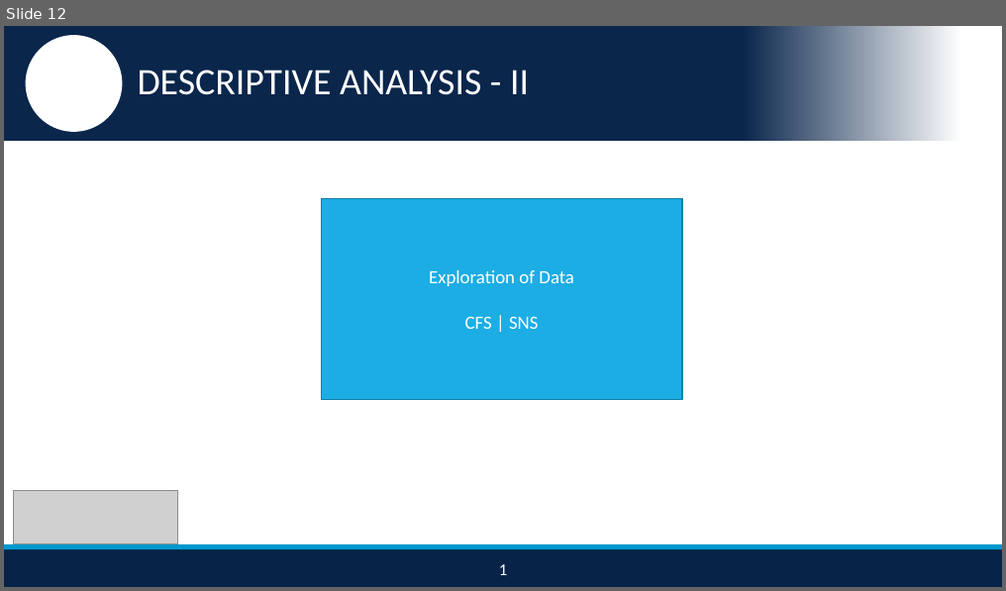
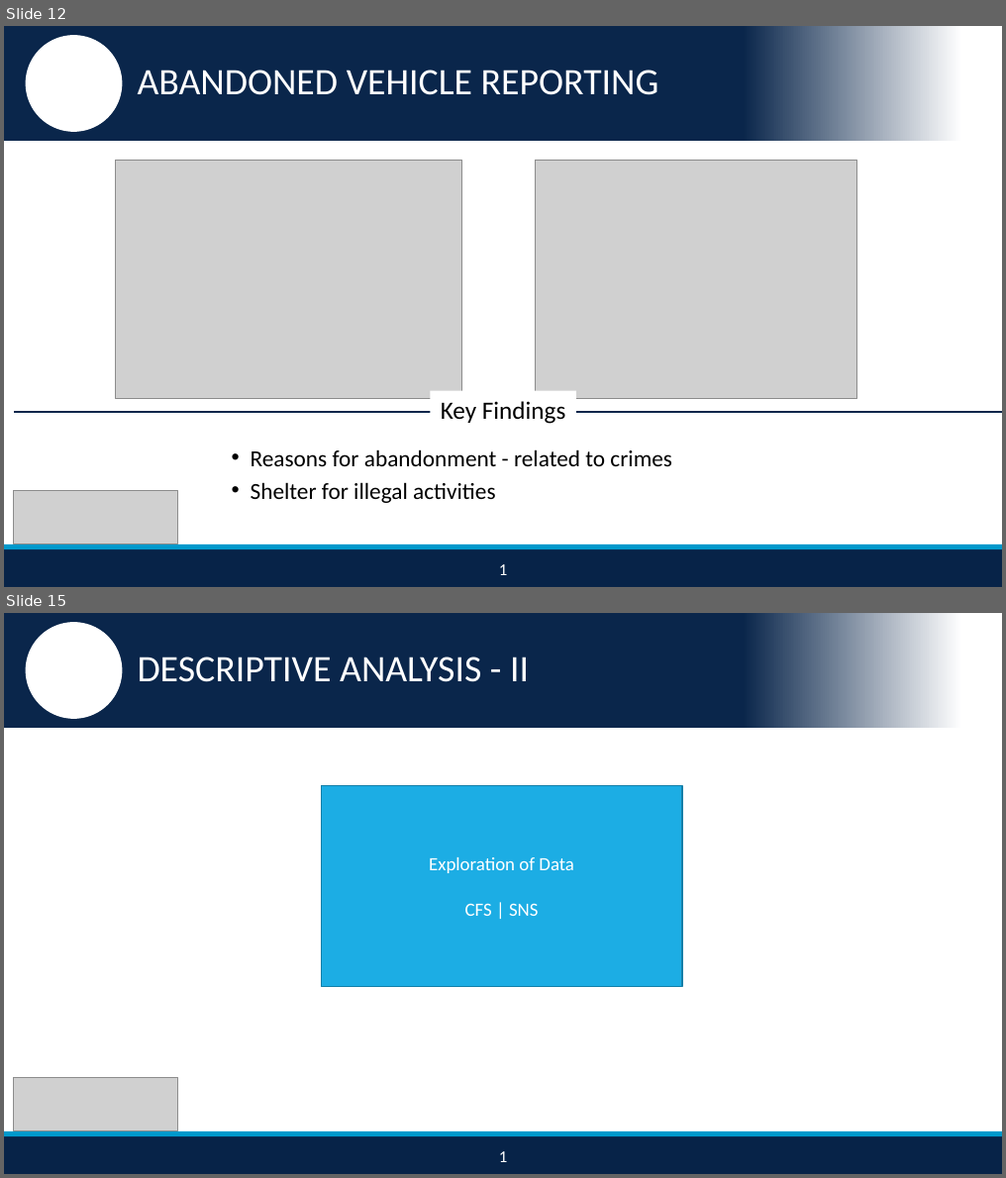
Before and after one commit to nikhilba/NOLA, a slide deck: Presentation/NOLA_Midterm_Presentation_v1.2.pptx. Shown one above the other, each under a label of ours: slide 12 before the commit, slides 12 and 15 after it; the slides between them are not shown. The pictures are 1006x591 and 1006x1178 pixels, drawn with LibreOffice and Linux fonts; fonts in the diff are those of the drawing; grey boxes stand for pictures; background and template pictures are left out. Boxes give left, top, right and bottom in pixels: in the first picture for what was removed or moved away, otherwise in the second. Text is boxed around its words. In the diff, an @@ line names an element or a change of style, - is before the commit and + after.

```diff
--- a/Presentation/NOLA_Midterm_Presentation_v1.2.pptx
+++ b/Presentation/NOLA_Midterm_Presentation_v1.2.pptx
@@ slide 12 added at (4, 26, 1002, 587), background #FFFFFF; not listed: 4 template elements that a slide beside it also shows @@
@@ text added at (138, 70, 659, 95), 36 pt, text #FFFFFF @@
+ABANDONED VEHICLE REPORTING
@@ picture added at (116, 160, 462, 398) @@
@@ picture added at (535, 160, 857, 398) @@
@@ text added at (441, 401, 566, 424), 24 pt, text #000000 @@
+Key Findings
@@ line added from (14, 412) to (1002, 412), #0A264B 2.25 pt @@
@@ text added at (251, 450, 672, 503), 22.2 pt, text #000000 @@
+• Reasons for abandonment - related to crimes
+• Shelter for illegal activities
@@ picture added at (14, 491, 178, 544) @@
@@ text added at (499, 565, 507, 575), 16 pt, text #FFFFFF @@
+1
@@ what was slide 12 is now slide 15 @@
```
Also in this commit, not shown: 11 slides changed, 3 other slides added, 1 slide removed, 4 other files.
